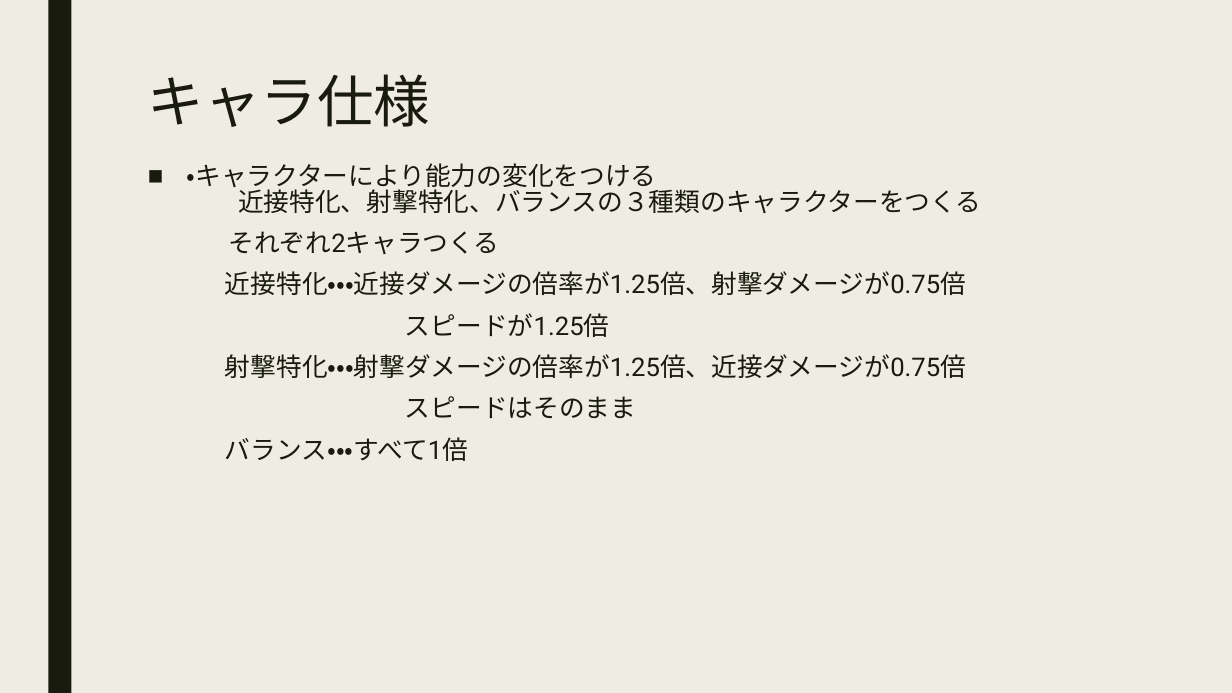
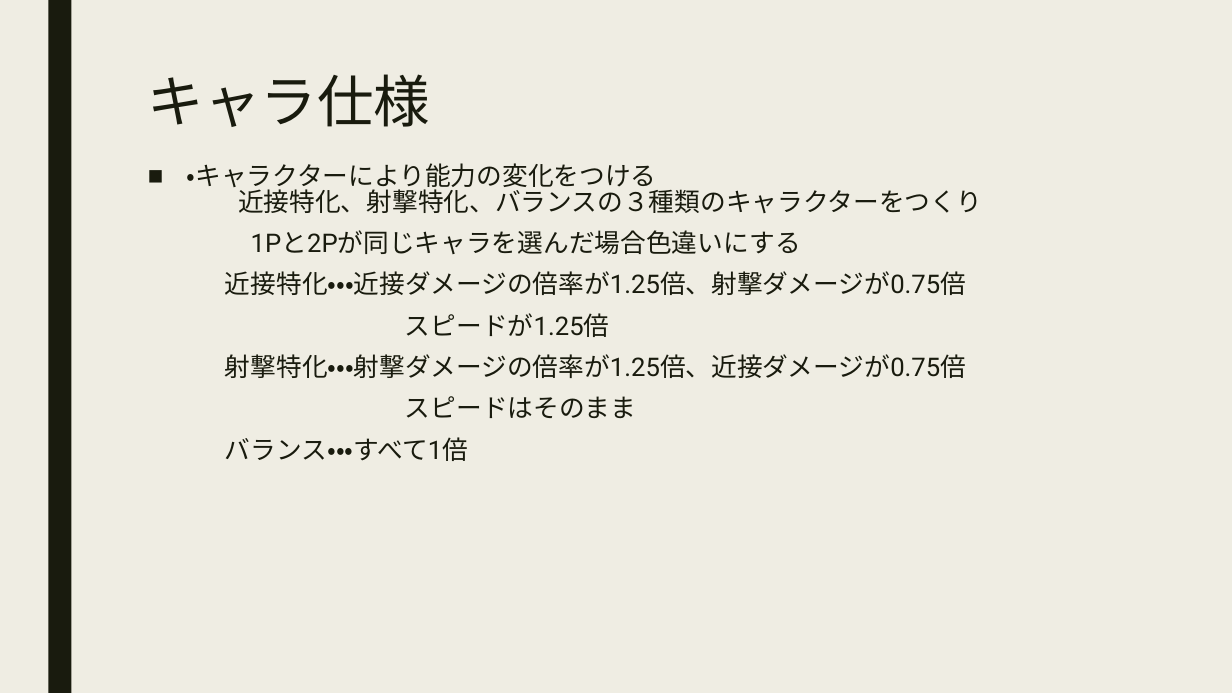
Before and after one commit to Specification/SpaceBattleShip, a slide deck: slide 13 of doc/後期プロゼミ仕様書UFO.pptx (slide 11 before the commit). Drawn at 1232x693 pixels with LibreOffice and Linux fonts; fonts in the diff are those of the drawing. Boxes give left, top, right and bottom in pixels: in the first picture for what was removed or moved away, otherwise in the second. Text is boxed around its words. In the diff, an @@ line names an element or a change of style, - is before the commit and + after.

Commit message:
仕様書更新1004

```diff
--- a/doc/後期プロゼミ仕様書UFO.pptx
+++ b/doc/後期プロゼミ仕様書UFO.pptx
@@ text at box(187, 163, 982, 254): text changed @@
-■ ・キャラクターにより能力の変化をつける
-  近接特化、射撃特化、バランスの３種類のキャラクターをつくる
-それぞれ2キャラつくる
+■ ・キャラクターにより能力の変化をつける
+  近接特化、射撃特化、バランスの３種類のキャラクターをつくり
+1Pと2Pが同じキャラを選んだ場合色違いにする
```
Also in this commit, not shown: 8 other slides changed, 2 slides added, 1 other file.
